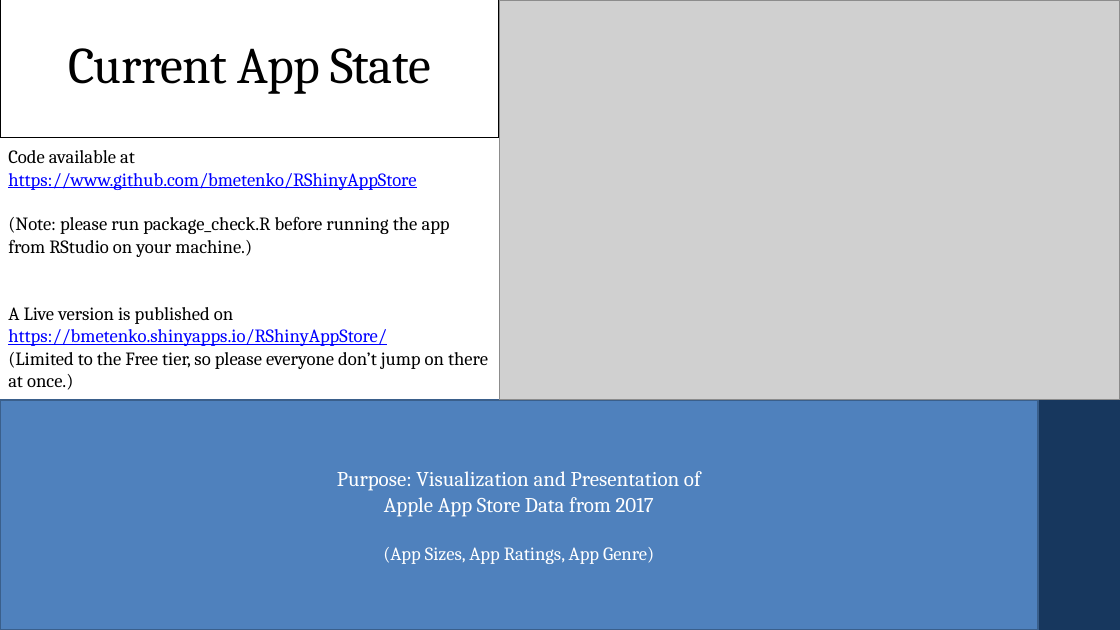
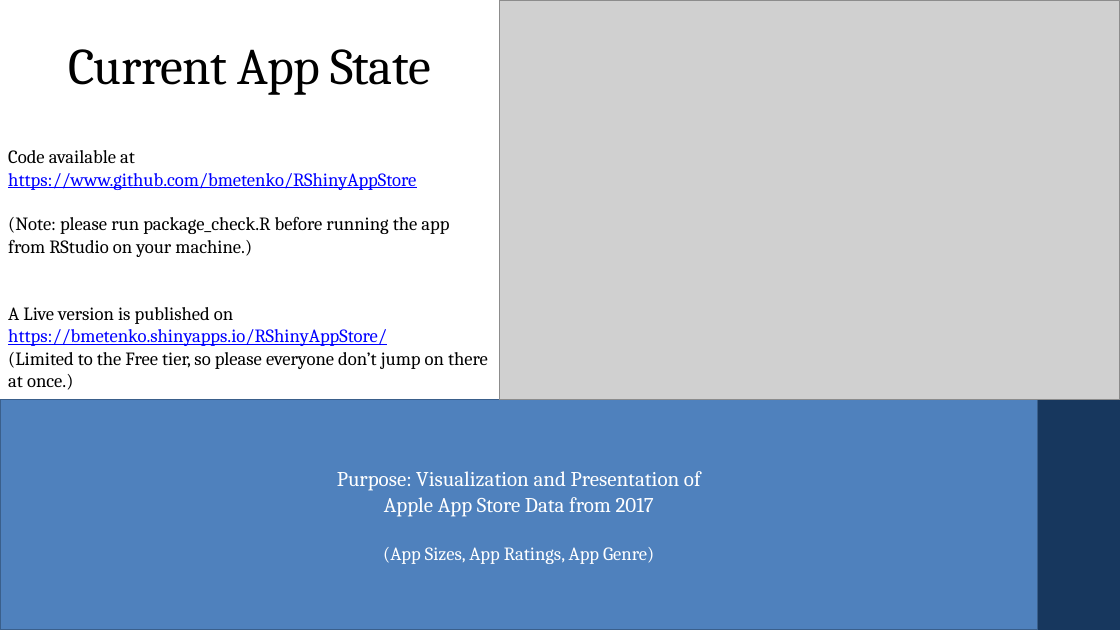
Before and after one commit to bmetenko/RShinyAppStore, a slide deck: slide 4 of Presentation/2019_08_15_RShinyPresentation.pptx. Drawn at 1120x630 pixels with LibreOffice and Linux fonts; fonts in the diff are those of the drawing; grey boxes stand for pictures. Boxes give left, top, right and bottom in pixels: in the first picture for what was removed or moved away, otherwise in the second. Text is boxed around its words. In the diff, an @@ line names an element or a change of style, - is before the commit and + after.

```diff
--- a/Presentation/2019_08_15_RShinyPresentation.pptx
+++ b/Presentation/2019_08_15_RShinyPresentation.pptx
@@ title "Current App State": place and size @@
-title "Current App State" at (0, 0, 499, 138)
+title "Current App State" at (68, 49, 431, 95)
@@ title "Current App State" at (68, 49, 431, 95): outline #000000 1.11 pt to none @@
@@ rectangle "Purpose: Visualization and Presentation of" at (0, 400, 1038, 630): outline #3A5F8C 2 pt to #3A5F8C 1.1 pt @@
```
Also in this commit, not shown: 6 other slides changed, 7 slides added, 1 slide removed.
